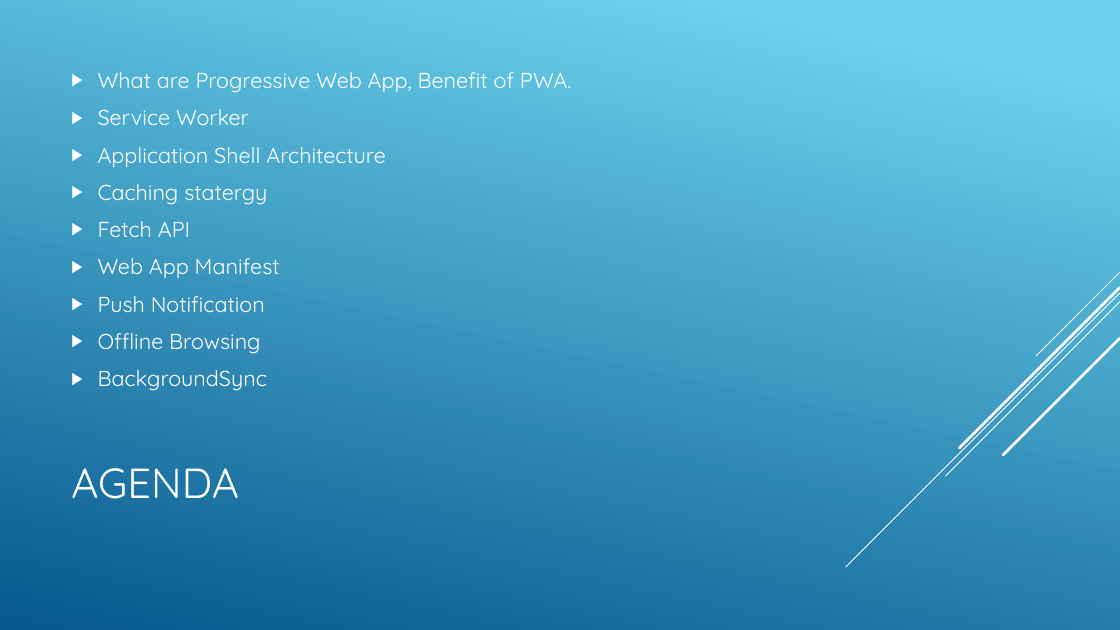
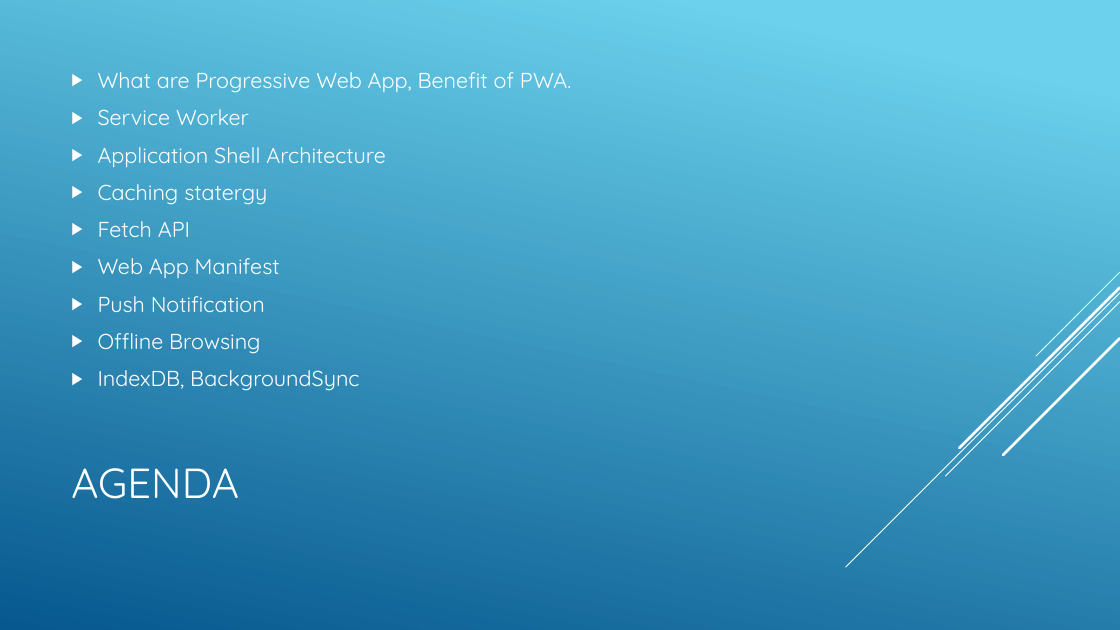
Before and after one commit to ngohungphuc/Presentation, a slide deck: slide 2 of Progressive Web App/PWA.pptx. Drawn at 1120x630 pixels with LibreOffice and Linux fonts; fonts in the diff are those of the drawing. Boxes give left, top, right and bottom in pixels: in the first picture for what was removed or moved away, otherwise in the second. Text is boxed around its words. In the diff, an @@ line names an element or a change of style, - is before the commit and + after.

Commit message:
update

```diff
--- a/Progressive Web App/PWA.pptx
+++ b/Progressive Web App/PWA.pptx
@@ text at (x1=98, y1=370, x2=359, y2=391): text changed @@
-▶ BackgroundSync
+▶ IndexDB, BackgroundSync
```
Also in this commit, not shown: 1 other slide changed, 1 slide added.
